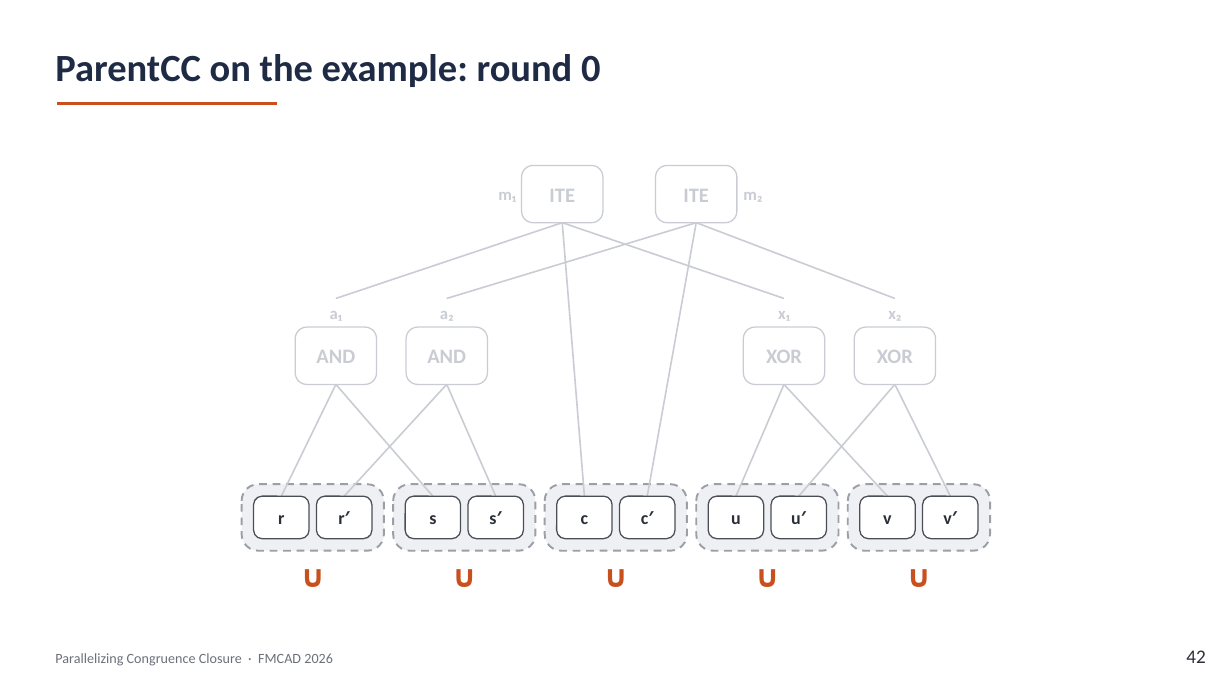
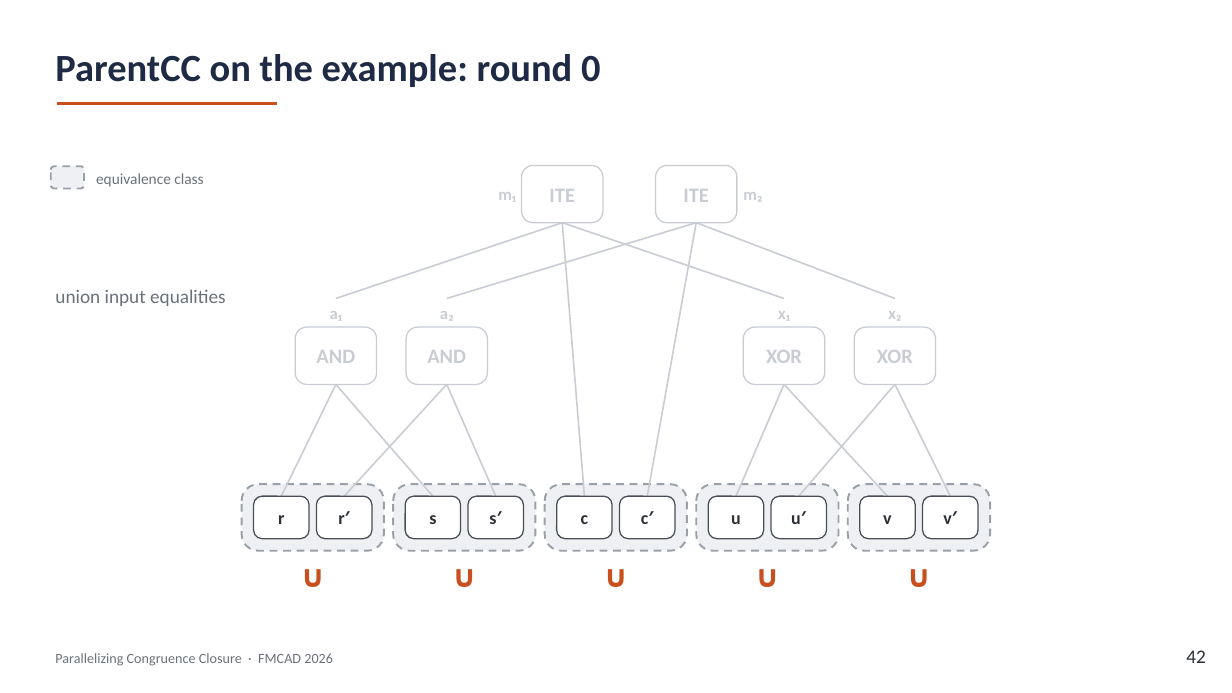
Before and after one commit to amarshah1/parallelcc-paper, a slide deck: slide 42 of slides/parallelcc-part1.pptx. Drawn at 1232x693 pixels with LibreOffice and Linux fonts; fonts in the diff are those of the drawing. Boxes give left, top, right and bottom in pixels: in the first picture for what was removed or moved away, otherwise in the second. Text is boxed around its words. In the diff, an @@ line names an element or a change of style, - is before the commit and + after.

```diff
--- a/slides/parallelcc-part1.pptx
+++ b/slides/parallelcc-part1.pptx
@@ rounded rectangle added at box(51, 166, 84, 189), fill #EEF0F3, outline #9AA0A8 1.5 pt dashed @@
@@ text added at box(96, 173, 203, 187), 12 pt, text #6B717A @@
+equivalence class
@@ text added at box(55, 289, 226, 306), 15 pt, text #6B717A @@
+union input equalities
```
Also in this commit, not shown: 6 other slides changed, 1 other file.
